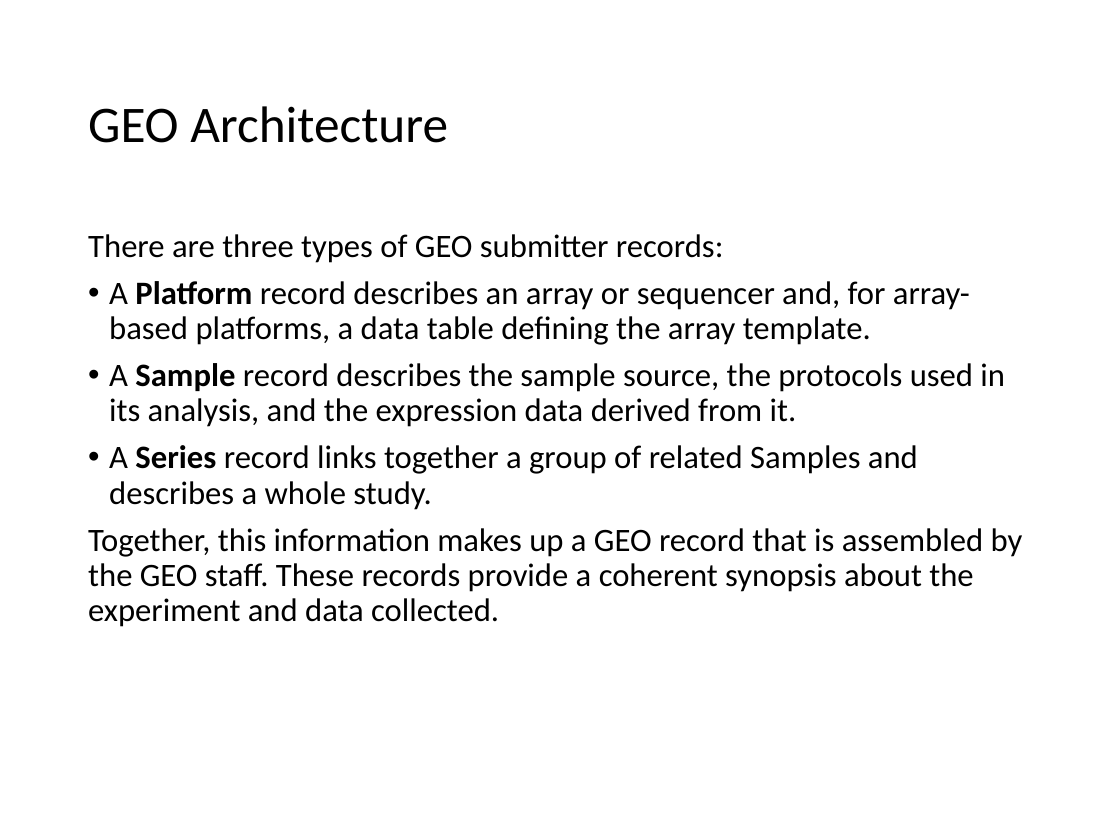
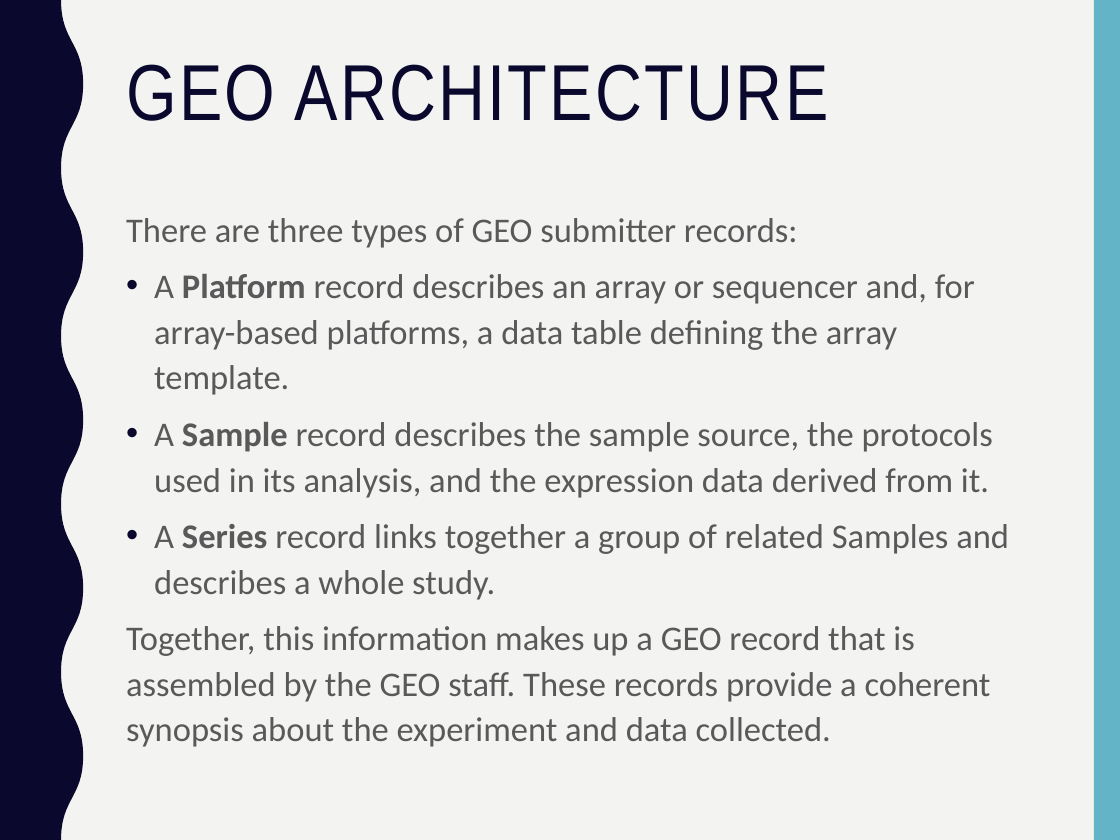
Before and after one commit to PRodriguez19/Intro-to-rnaseq, a slide deck: slide 7 of lectures/Lecture5-MMG232.pptx (slide 5 before the commit). Drawn at 1120x840 pixels with LibreOffice and Linux fonts; fonts in the diff are those of the drawing. Boxes give left, top, right and bottom in pixels: in the first picture for what was removed or moved away, otherwise in the second. Text is boxed around its words. In the diff, an @@ line names an element or a change of style, - is before the commit and + after.

```diff
--- a/lectures/Lecture5-MMG232.pptx
+++ b/lectures/Lecture5-MMG232.pptx
@@ background #FFFFFF to #F3F3F2 @@
@@ freeform shape added at [0, 0, 83, 840], fill #0B082E @@
@@ rectangle added at [1094, 0, 1120, 840], fill #62B4C6 @@
@@ title "GEO ARCHITECTURE" at [126, 64, 828, 121]: vertical alignment middle to top @@
@@ title at [126, 64, 828, 121]: text changed; size 33 to 51 pt; font Calibri to Arial Narrow; text colour #000000 to #0B082E @@
-GEO Architecture
+GEO ARCHITECTURE
@@ text "There are three types of ...": place and size @@
-text "There are three types of ..." at [88, 234, 1023, 627]
+text "There are three types of ..." at [126, 218, 1009, 702]
@@ text "There are three types of ..." at [126, 218, 1009, 702]: size 21 to 22.2 pt, text colour #000000 to #595959; line spacing 0.9 to 1.1; indent changed @@
```
Also in this commit, not shown: 25 other slides changed, 15 slides added, 5 slides removed, 6 other files.
